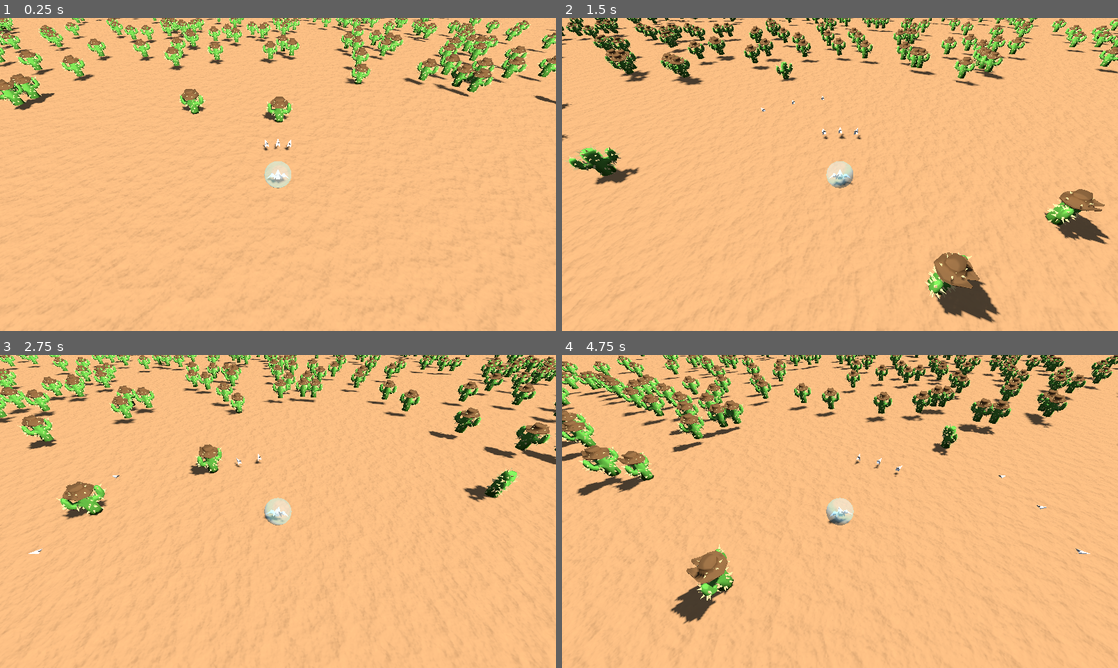
Above: before the commit, frames 1-4 (two rows, left to right).
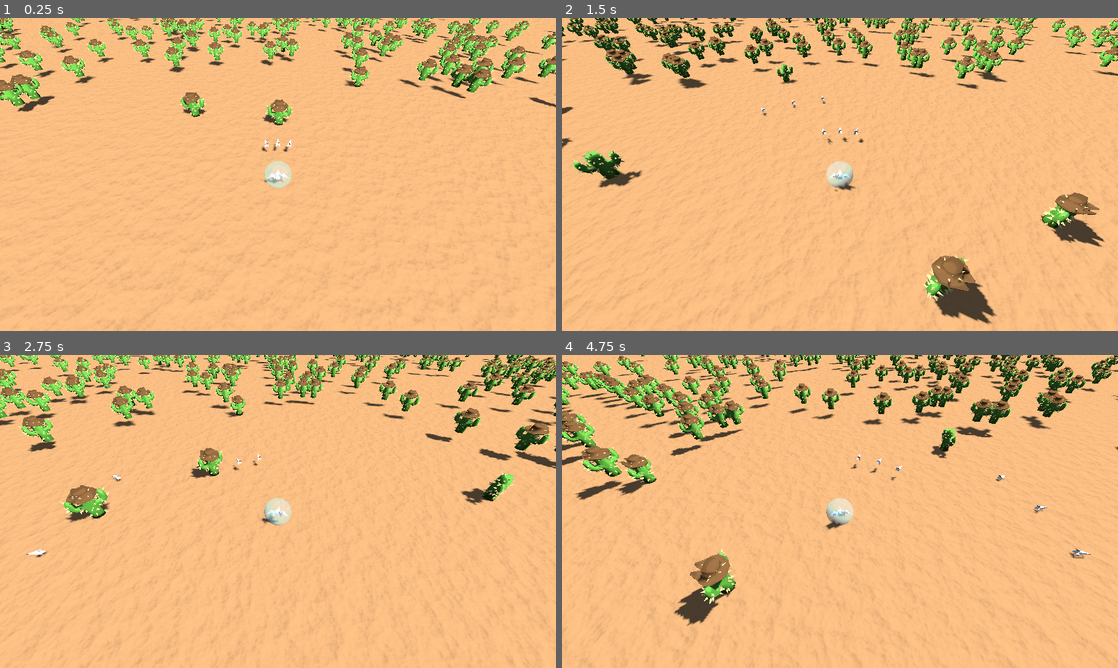
Above: after the commit, the same moments.

Repository: dicemaster5/BubbleSurvivors
Game: Godot game, scene res://scenes/world.tscn
Two runs of this game, one before a commit and one after it. Both use one fixed random seed, a clock stepped at 60 frames per second and the inputs below.
Inputs:
- Up to frame 1 (0.25 s): no input
- Up to frame 2 (1.5 s): hold D (move_right) 0.53-1.28 s; hold S (move_down) from 1.28 s (still down)
- Up to frame 3 (2.75 s): release S (move_down) at 2.03 s; hold D (move_right) from 2.03 s (still down)
- Up to frame 4 (4.75 s): release D (move_right) at 2.78 s; hold W (move_up) 2.78-3.53 s; hold A (move_left) from 3.53 s (still down)

The runs differ from the first frame. In frame 1, 5.2% of the frame differs, in the area x 0-100%, y 0-100%; in frame 2, 6.9%; in frame 3, 6.8%; in frame 4, 7.8%.

Commit message:
fixes to collision with bubbles

Diff:
--- a/scenes/cactus_hazard.tscn
+++ b/scenes/cactus_hazard.tscn
@@ -10,8 +10,8 @@
 size = Vector3(1.19312, 1.60242, 1.1084)
 
 [node name="Cactus" type="StaticBody3D"]
-collision_layer = 2
-collision_mask = 7
+collision_layer = 4
+collision_mask = 30
 
 [node name="CollisionShape3D" type="CollisionShape3D" parent="."]
 transform = Transform3D(1, 0, 0, 0, 1, 0, 0, 0, 1, 0, 0.801208, 0)
--- a/scenes/collectable_bubble.tscn
+++ b/scenes/collectable_bubble.tscn
@@ -12,6 +12,8 @@
 collision_layer = 8
 collision_mask = 14
 gravity_scale = 0.0
+freeze_mode = 1
+continuous_cd = true
 contact_monitor = true
 max_contacts_reported = 10
 script = ExtResource("1_vtwy5")
--- a/scenes/player.tscn
+++ b/scenes/player.tscn
@@ -1,23 +1,25 @@
-[gd_scene load_steps=10 format=3 uid="uid://7ohxd0qm20qn"]
+[gd_scene load_steps=11 format=3 uid="uid://7ohxd0qm20qn"]
 
 [ext_resource type="Script" path="res://scripts/player.gd" id="1_mbgsa"]
 [ext_resource type="Material" uid="uid://cvs5cryl31buk" path="res://materials/bubble.tres" id="2_4uq68"]
 [ext_resource type="PackedScene" uid="uid://c1alrmmevr3dm" path="res://models/player/Ship.glb" id="3_vheof"]
-[ext_resource type="PackedScene" uid="uid://cii1lsucm3j0x" path="res://scenes/enemy_spawner.tscn" id="5_6wonv"]
+[ext_resource type="Script" path="res://scripts/damageable.gd" id="4_sup54"]
+[ext_resource type="PackedScene" path="res://scenes/enemy_spawner.tscn" id="5_6wonv"]
 [ext_resource type="Script" path="res://scripts/projectile_spawner.gd" id="5_feg4p"]
-[ext_resource type="PackedScene" uid="uid://75yulxtrp7dk" path="res://scenes/projectile.tscn" id="6_52ojm"]
-[ext_resource type="PackedScene" uid="uid://bj8ad7oh5pca4" path="res://scenes/enemy.tscn" id="6_wqvc3"]
+[ext_resource type="PackedScene" uid="uid://bcxroxs6keajk" path="res://scenes/projectile.tscn" id="6_52ojm"]
+[ext_resource type="PackedScene" uid="uid://s4fxpd7hwv8e" path="res://scenes/enemy.tscn" id="6_wqvc3"]
 
 [sub_resource type="SphereShape3D" id="SphereShape3D_faupd"]
 radius = 0.75
 
 [sub_resource type="SphereMesh" id="SphereMesh_mi2nk"]
 
-[node name="Player" type="CharacterBody3D"]
+[node name="Player" type="CharacterBody3D" node_paths=PackedStringArray("damageable")]
 transform = Transform3D(1, 0, 0, 0, 1, 0, 0, 0, 1, 0, 0.5, 0)
 collision_layer = 2
-collision_mask = 30
+collision_mask = 28
 script = ExtResource("1_mbgsa")
+damageable = NodePath("Damageable")
 
 [node name="CollisionShape3D" type="CollisionShape3D" parent="."]
 shape = SubResource("SphereShape3D_faupd")
@@ -41,4 +43,8 @@
 wait_time = 0.4
 autostart = true
 
+[node name="Damageable" type="Node" parent="."]
+script = ExtResource("4_sup54")
+max_health = 1
+
 [editable path="Ship"]
--- a/scenes/world.tscn
+++ b/scenes/world.tscn
@@ -40,7 +40,6 @@
 offset = Vector3(0, 8, 8)
 
 [node name="Ground" type="StaticBody3D" parent="."]
-collision_layer = 32
 
 [node name="PlaneMesh" type="MeshInstance3D" parent="Ground"]
 material_override = ExtResource("4_15bx4")
--- a/scripts/collectable_bubble.gd
+++ b/scripts/collectable_bubble.gd
@@ -4,30 +4,46 @@
 
 func _ready() -> void:
 	body_entered.connect(on_body_entered)
-	pass # Replace with function body.
+
 
 func _process(_delta: float) -> void:
 	pass
 
 func on_body_entered(body: Node) -> void:
-	print("Collided with ", body.name)
+	# print("Collided with ", body.name)
 	if body is PhysicsBody3D:
 		if body.collision_layer == 2:
-			print("player collided!")
-			connect_to_body(body)
+			# print("player collided!")
+			if !is_attached:
+				connect_to_body(body)
 			return
+
 		elif body.collision_layer == 8:
-			print("Bubble collided!")
-			connect_to_body(body)
+			# print("Bubble collided!")
+			if !is_attached:
+				connect_to_body(body)
 			return
-	pop_bubble()
+
+		else:
+			pop_bubble()
 
 func connect_to_body(body: Node3D) -> void:
-	print("Bubble Connected! to ", body.name)
+	# print("Bubble Connected! to ", body.name)
+	squish(self, Vector3(1.2,0.6,1.2), Vector3.ONE, 0.2)
 	freeze = true
 	reparent.call_deferred(body)
 	is_attached = true
 
 func pop_bubble() -> void:
-	print("OOF I POPPED!")
+	squish(self, Vector3(0.75,1.5,0.75), Vector3.ONE, 0.12)
+	await get_tree().create_timer(0.12).timeout
 	queue_free()
+
+
+## Squish tween.
+static func squish(node_to_squish: Node3D, squich_amount: Vector3, start_scale: Vector3, squish_duration: float = 0.5) -> void:
+	var time := squish_duration / 3.0
+	var tween: Tween = node_to_squish.create_tween().chain().set_ease(Tween.EASE_IN_OUT)
+	tween.tween_property(node_to_squish, "scale", squich_amount, time)
+	tween.tween_property(node_to_squish, "scale", start_scale + (start_scale * 0.15), time)
+	tween.tween_property(node_to_squish, "scale", start_scale, time)
--- a/scripts/damageable.gd
+++ b/scripts/damageable.gd
@@ -1,4 +1,4 @@
-class_name Damageablev extends Node
+class_name Damageable extends Node
 
 @export var max_health: int = 100
 var current_health: int
--- a/scripts/player.gd
+++ b/scripts/player.gd
@@ -1,4 +1,6 @@
 class_name Player extends CharacterBody3D
+
+@export var damageable: Damageable
 
 @export var max_rotate_speed: float = 5.0
 @export var max_speed : float = 5
@@ -8,6 +10,11 @@
 
 var move_speed: float
 var rotate_speed: float
+
+signal player_died
+
+func _ready():
+	damageable.died.connect(death)
 
 func _physics_process(delta: float) -> void:
 	# Rotation
@@ -30,4 +37,15 @@
 		velocity.x = move_toward(velocity.x, 0, friction)
 		velocity.z = move_toward(velocity.z, 0, friction)
 
+	# var collider : KinematicCollision3D = move_and_collide(velocity)
+	# if collider != null:
+	# 	print("Collided with: ", collider)
+	# 		# if move_and_collide(Vector3.ZERO, true).get_collider().get_collision_layer() != 8:
+	# 		# 	print("Player got hit and died!")
+	# 		# 	damageable.damage(100)
+
 	move_and_slide()
+
+func death() -> void:
+	player_died.emit()
+	queue_free.call_deferred()
Not shown: 1 places in materials/cactus.tres that only renumber resources
Not shown: 1 places in materials/cactus_spikes.tres that only renumber resources
Not shown: 1 places in scenes/world.tscn that only renumber resources
